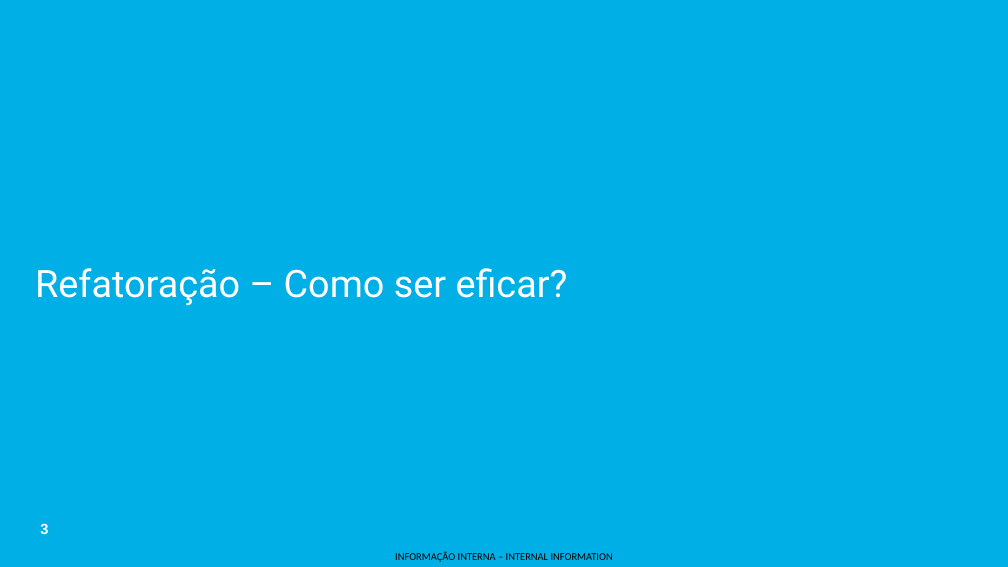
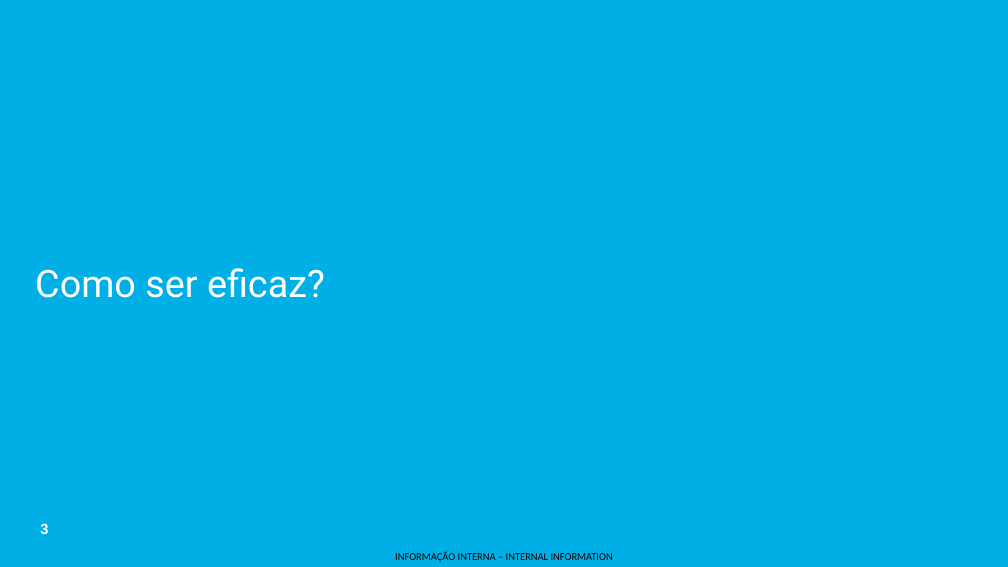
Before and after one commit to phkolbe/hello-world, a slide deck: slide 3 of presentations/16 - Refatoração e Clean Code - Como ser eficaz.pptx. Drawn at 1008x567 pixels with LibreOffice and Linux fonts; fonts in the diff are those of the drawing; background and template pictures are left out. Boxes give left, top, right and bottom in pixels: in the first picture for what was removed or moved away, otherwise in the second. Text is boxed around its words. In the diff, an @@ line names an element or a change of style, - is before the commit and + after.

```diff
--- a/presentations/16 - Refatoração e Clean Code - Como ser eficaz.pptx
+++ b/presentations/16 - Refatoração e Clean Code - Como ser eficaz.pptx
@@ text at [35,268,325,298]: text changed @@
-Refatoração – Como ser eficar?
+Como ser eficaz?
```
Also in this commit, not shown: 3 other slides changed, 3 slides added, 23 other files.
